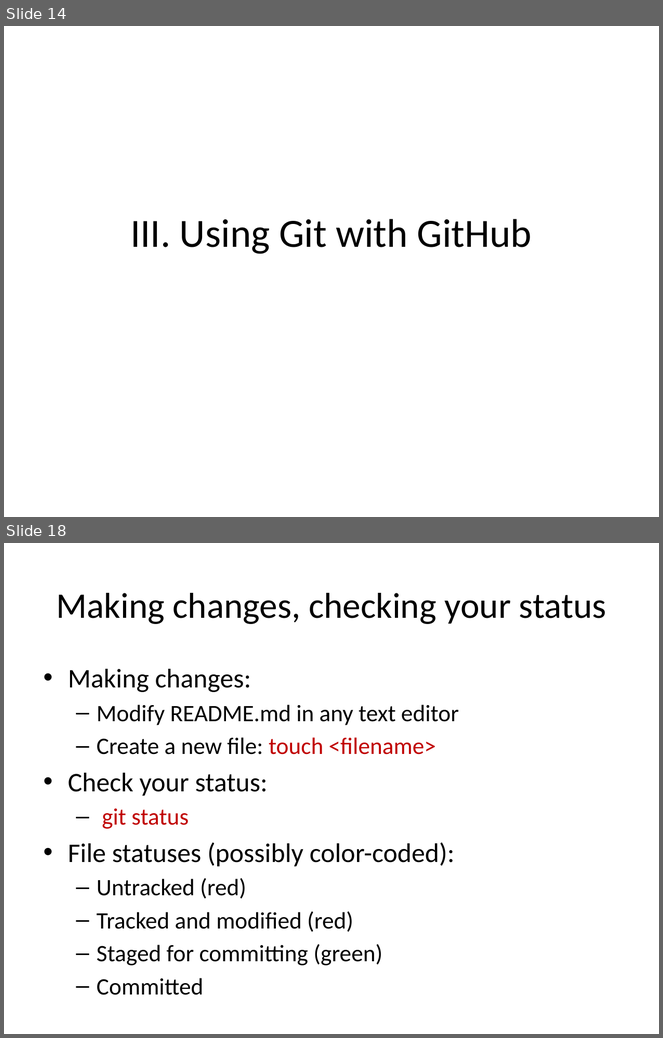
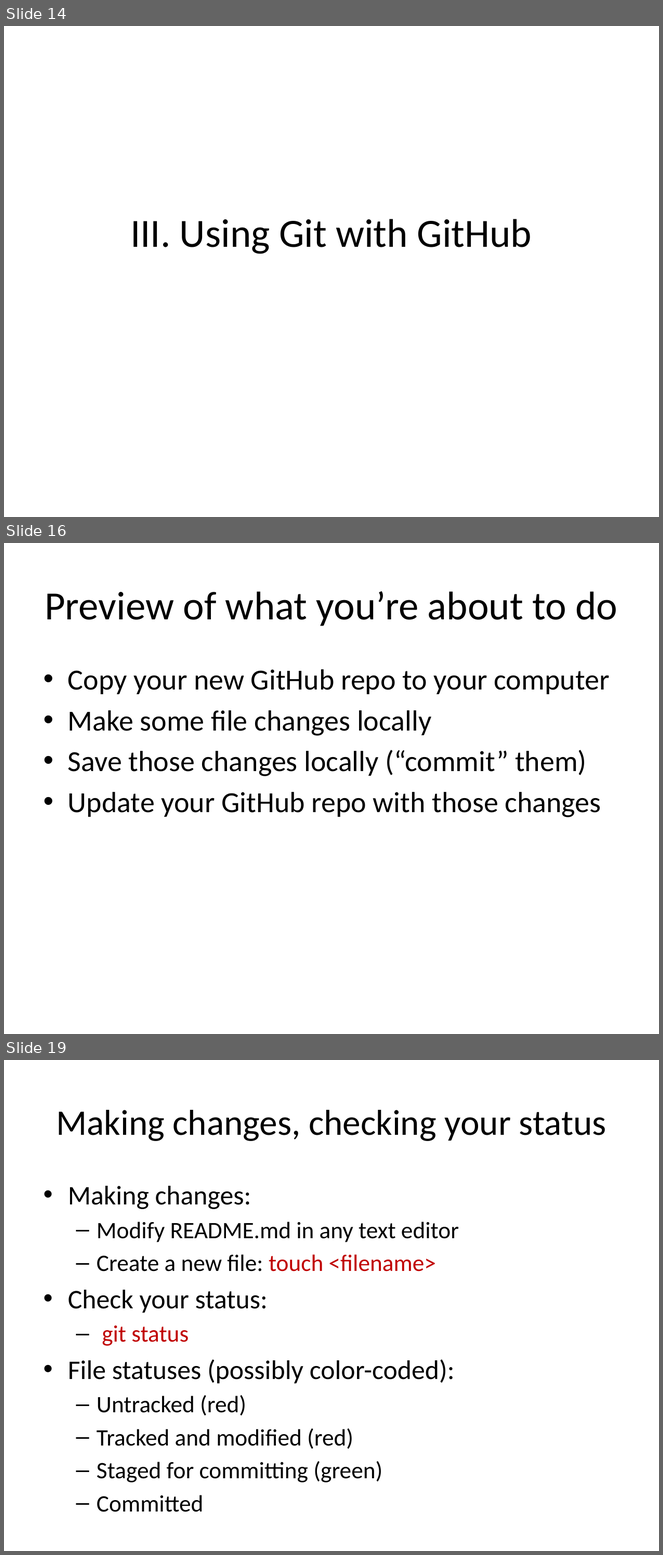
Before and after one commit to justmarkham/DAT4, a slide deck: slides/04_git_github.pptx. Shown one above the other, each under a label of ours: slides 14 and 18 before the commit, slides 14, 16 and 19 after it; the slides between them are not shown. The pictures are 663x1038 and 663x1555 pixels, drawn with LibreOffice and Linux fonts; fonts in the diff are those of the drawing. Boxes give left, top, right and bottom in pixels: in the first picture for what was removed or moved away, otherwise in the second. Text is boxed around its words. In the diff, an @@ line names an element or a change of style, - is before the commit and + after.

```diff
--- a/slides/04_git_github.pptx
+++ b/slides/04_git_github.pptx
@@ slide 16 added at (4,543,659,1034), background #FFFFFF @@
@@ title added at (45,591,618,626), 44 pt, text #000000 @@
+Preview of what you’re about to do
@@ text added at (68,669,610,818), 32 pt, text #000000 @@
+• Copy your new GitHub repo to your computer
+• Make some file changes locally
+• Save those changes locally (“commit” them)
+• Update your GitHub repo with those changes
@@ what was slide 18 is now slide 19 @@
```
Also in this commit, not shown: 5 slides changed, 1 other file.
